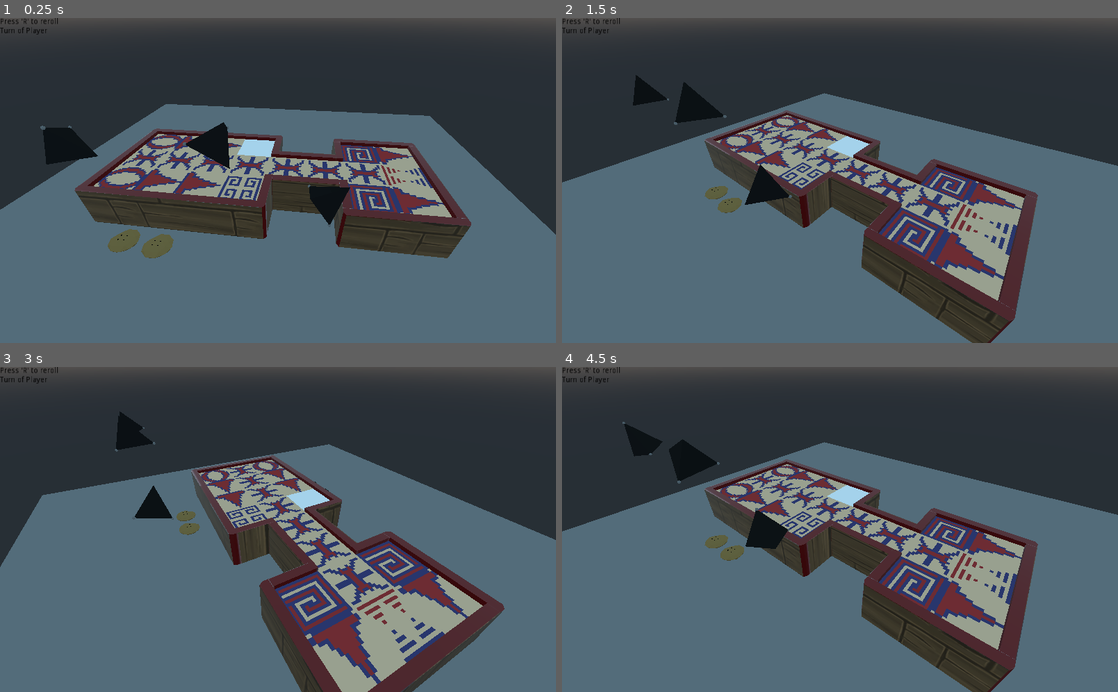
Above: before the commit, frames 1-4 (two rows, left to right).
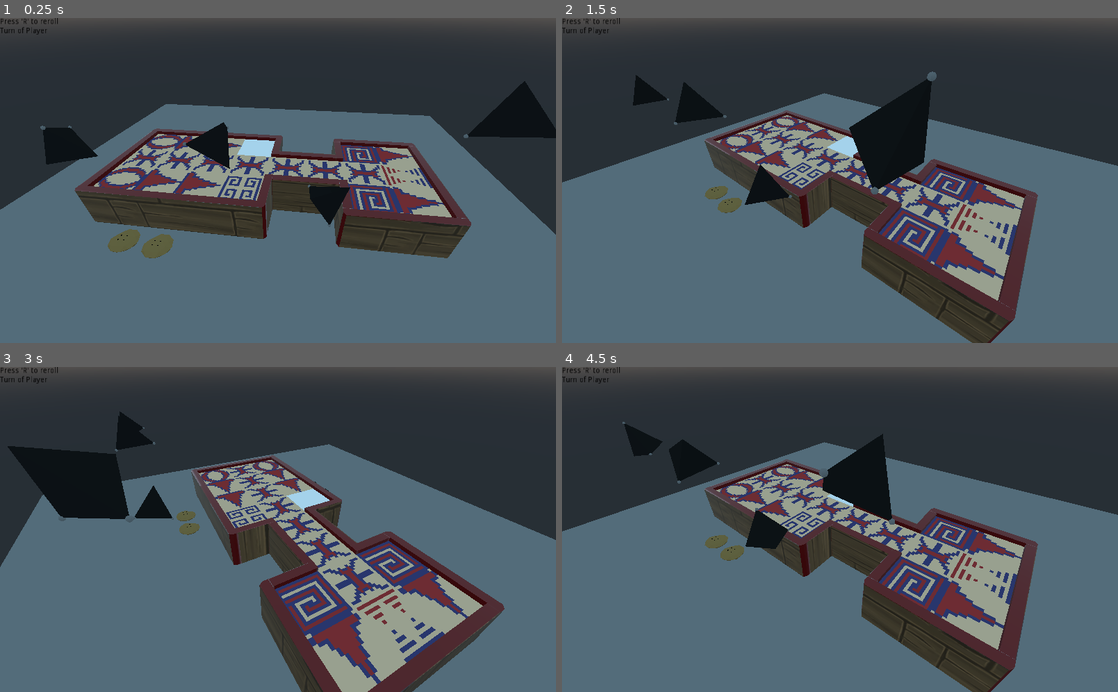
Above: after the commit, the same moments.

Repository: Dark-Energy-Studios/gwj42
Game: Godot game, scene res://scenes/TestLevel.tscn
The game is run twice, just before and just after one commit, with the same random seed, the same clock (stepped at 60 frames per second) and the same inputs.
Inputs (mouse positions are in pixels of both pictures, inside the frame that each line leads up to):
- Up to frame 1 (0.25 s): no input
- Up to frame 2 (1.5 s): tap R (r_key) at 0.5, 1.25, 1.35 s; move the mouse to (962, 164) at 0.52 s; hold Right (ui_right) 0.53-1.28 s; click (962, 164) at 0.6 s; move the mouse to (728, 196) at 1.27 s; hold Left (ui_left) from 1.28 s (still down)
- Up to frame 3 (3 s): tap R (r_key) at 2, 2.75, 2.85 s; move the mouse to (333, 458) at 2.02 s; release Left (ui_left) at 2.03 s; hold Right (ui_right) from 2.03 s (still down); click (333, 458) at 2.1 s; move the mouse to (250, 594) at 2.77 s
- Up to frame 4 (4.5 s): tap R (r_key) at 3.5, 4.25, 4.35 s; move the mouse to (1006, 578) at 3.52 s; release Right (ui_right) at 3.53 s; hold Left (ui_left) from 3.53 s (still down); click (1006, 578) at 3.6 s; move the mouse to (673, 480) at 4.27 s

The runs differ from the first frame. In frame 1, 1.5% of the frame differs, in the area x 83-100%, y 19-37%; in frame 2, 3.0%; in frame 3, 3.3%, in the area x 1-24%, y 24-48%; in frame 4, 1.9%.

Commit message:
TestLevel: add fourth die

Diff:
--- a/scenes/TestLevel.tscn
+++ b/scenes/TestLevel.tscn
@@ -53,6 +53,9 @@
 
 [node name="Die-3" parent="Dice" instance=ExtResource( 5 )]
 transform = Transform( 0.497882, 0.853372, 0.154499, 0, -0.17815, 0.984003, 0.867245, -0.489918, -0.0886976, 0, 0.383462, 1.21631 )
+
+[node name="Die-4" parent="Dice" instance=ExtResource( 5 )]
+transform = Transform( 0.608023, 0.289903, 0.739096, -0.355017, -0.733403, 0.579727, 0.710121, -0.61488, -0.343005, 0, 1.50644, 2.66003 )
 
 [node name="PlayerChips" type="Spatial" parent="."]
 transform = Transform( 1, 0, 0, 0, 1, 0, 0, 0, 1, 0, -0.770211, 0 )
